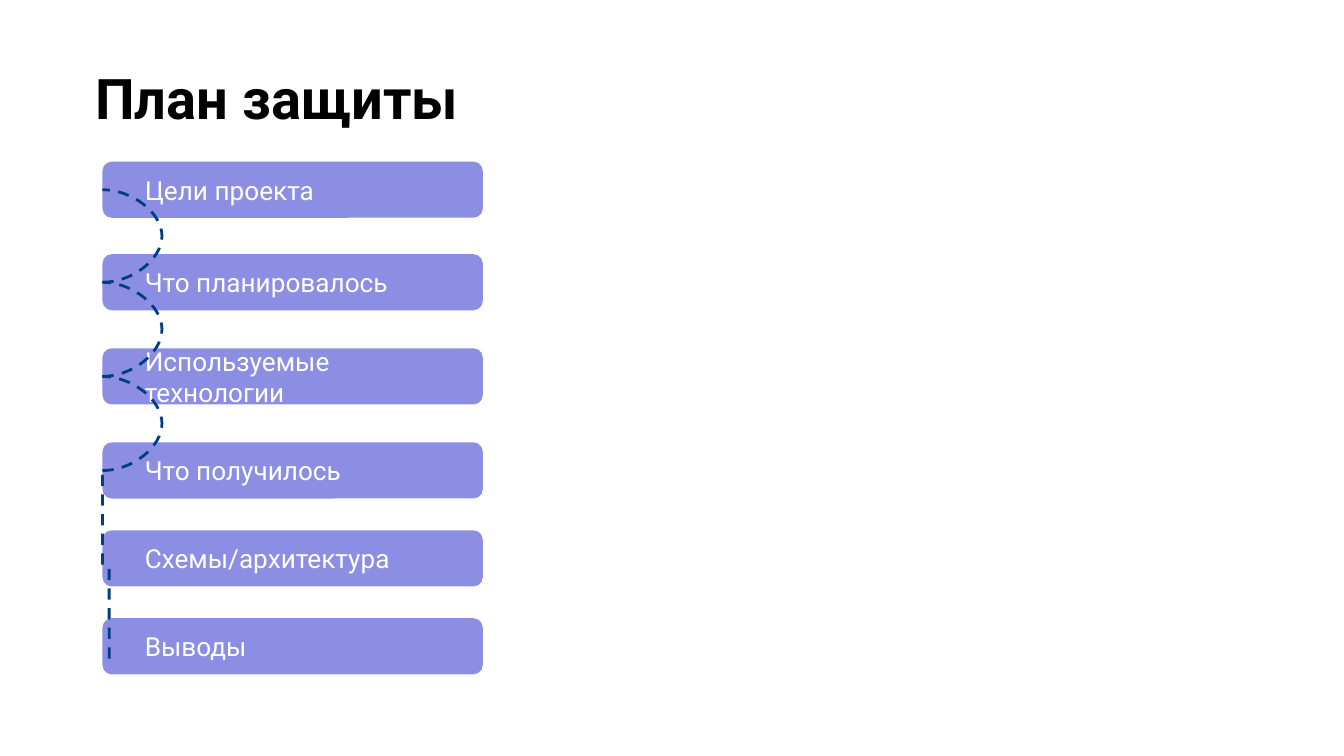
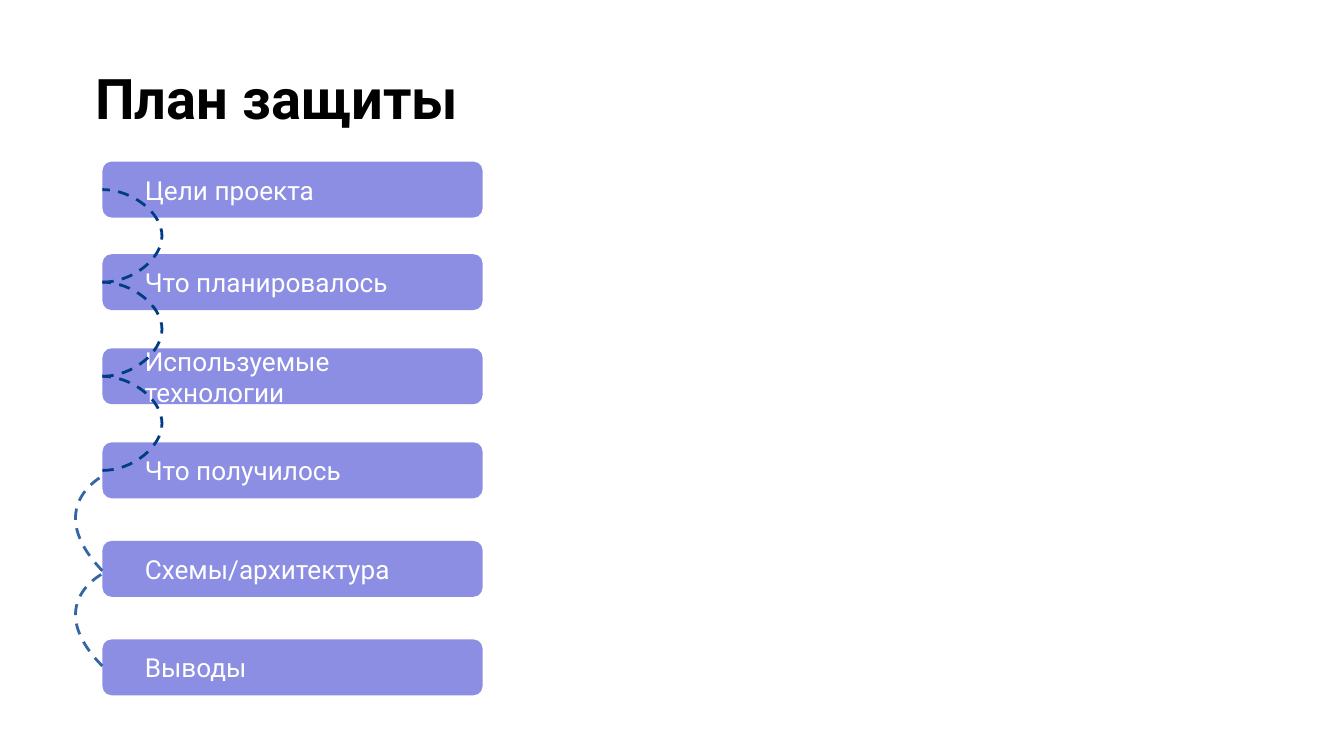
Before and after one commit to DmitryDK86/2023-Microservice-Architect, a slide deck: slide 4 of k8s/PROJ/Защита проекта распределенная справочная система на основе графовой БД.pptx. Drawn at 1344x756 pixels with LibreOffice and Linux fonts; fonts in the diff are those of the drawing; background and template pictures are left out. Boxes give left, top, right and bottom in pixels: in the first picture for what was removed or moved away, otherwise in the second. Text is boxed around its words. In the diff, an @@ line names an element or a change of style, - is before the commit and + after.

```diff
--- a/k8s/PROJ/Защита проекта распределенная справочная система на основе графовой БД.pptx
+++ b/k8s/PROJ/Защита проекта распределенная справочная система на основе графовой БД.pptx
@@ freeform shape added at (x1=75, y1=476, x2=102, y2=570), outline #3465A4 1.5 pt dashed @@
@@ curved line removed from (102, 564) to (102, 470) @@
@@ rounded rectangle "Схемы/архитектура" moved from (x1=102, y1=531, x2=482, y2=587) to (x1=102, y1=540, x2=482, y2=597) @@
@@ curved line removed from (109, 659) to (109, 564) @@
@@ freeform shape added at (x1=75, y1=574, x2=102, y2=667), outline #3465A4 1.5 pt dashed @@
@@ rounded rectangle "Выводы" moved from (x1=102, y1=618, x2=482, y2=675) to (x1=102, y1=640, x2=482, y2=696) @@
```
Also in this commit, not shown: 4 other slides changed.
